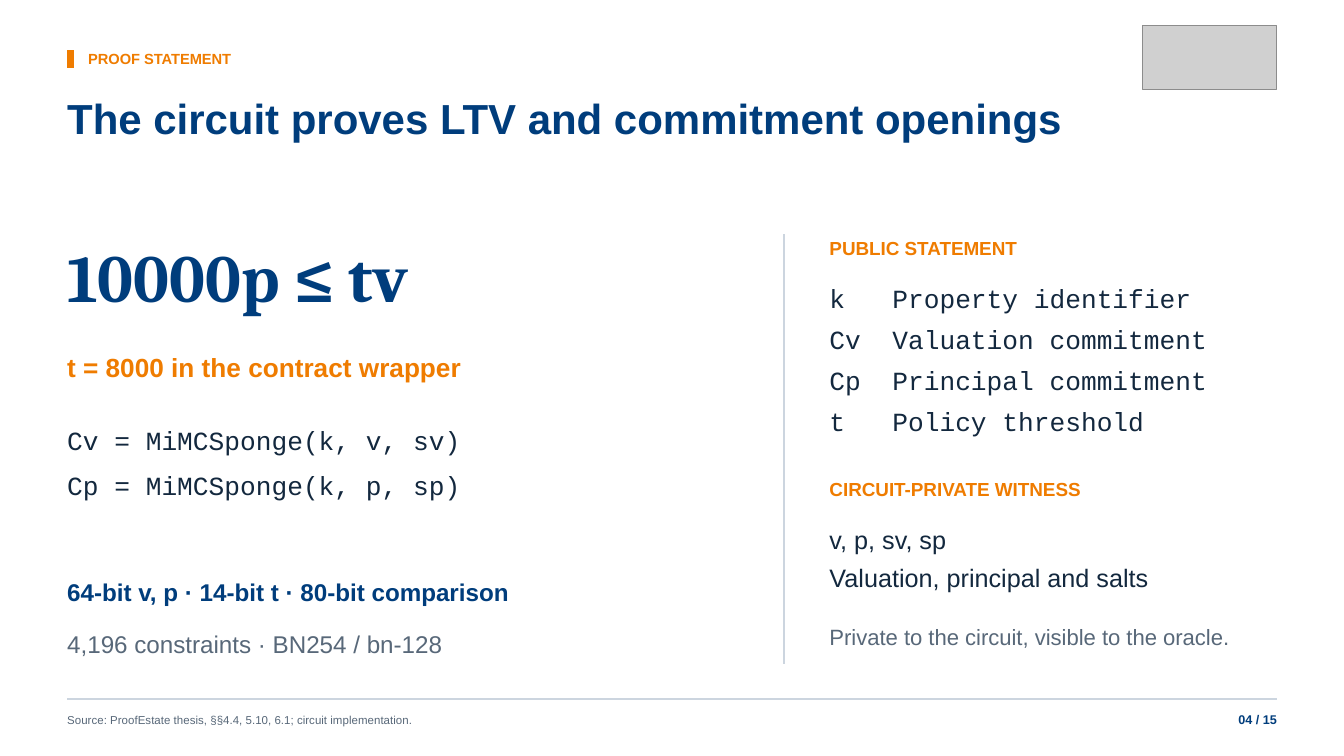
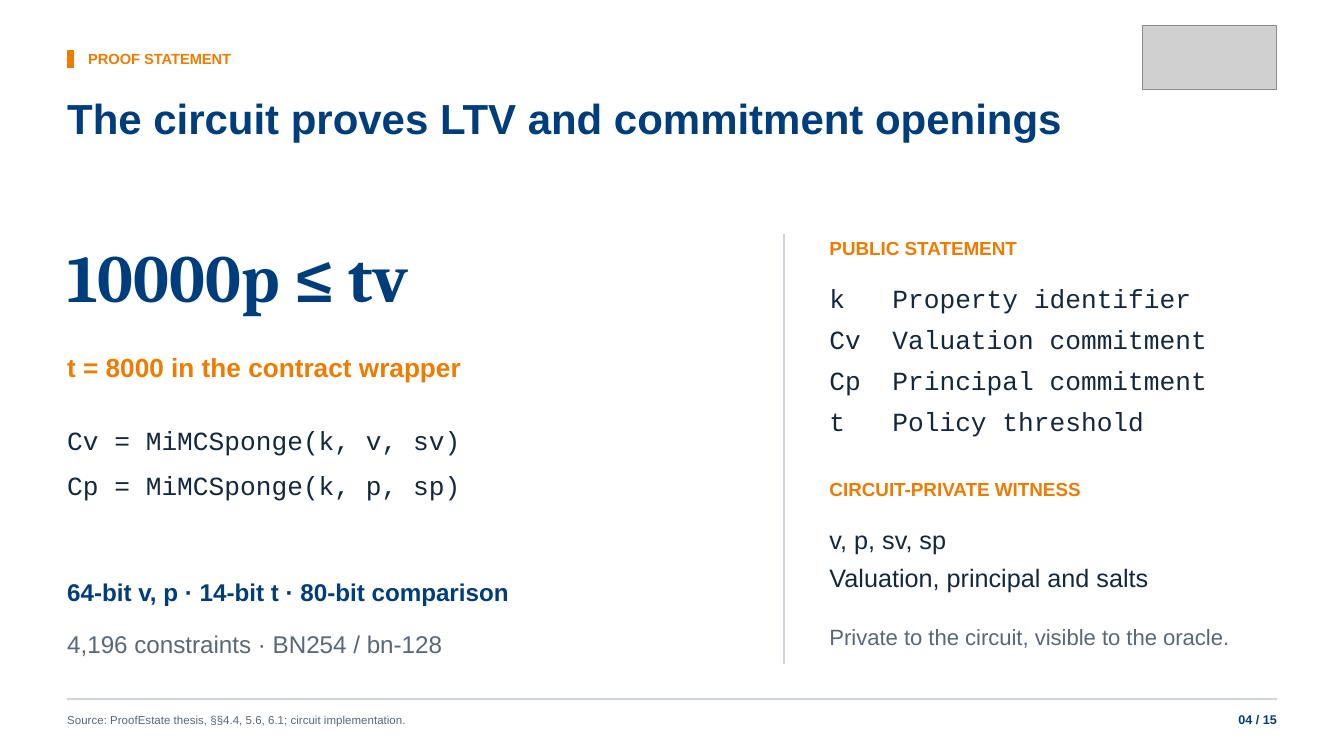
Before and after one commit to Alan42x/proofestate, a slide deck: slide 4 of slides/proofestate-nus-defense-presentation.pptx. Drawn at 1344x756 pixels with LibreOffice and Linux fonts; fonts in the diff are those of the drawing; grey boxes stand for pictures. Boxes give left, top, right and bottom in pixels: in the first picture for what was removed or moved away, otherwise in the second. Text is boxed around its words. In the diff, an @@ line names an element or a change of style, - is before the commit and + after.

Commit message:
Refine thesis structure, add capstone report, and polish defense closing

```diff
--- a/slides/proofestate-nus-defense-presentation.pptx
+++ b/slides/proofestate-nus-defense-presentation.pptx
@@ text at (x1=67, y1=715, x2=406, y2=727): text changed @@
-Source: ProofEstate thesis, §§4.4, 5.10, 6.1; circuit implementation.
+Source: ProofEstate thesis, §§4.4, 5.6, 6.1; circuit implementation.
```
Also in this commit, not shown: 6 other slides changed, 6 other files.
